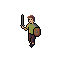
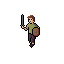
Layer changes from the first 64x64 image to the second:
painted on "Shield" over [32, 27, 41, 37]
